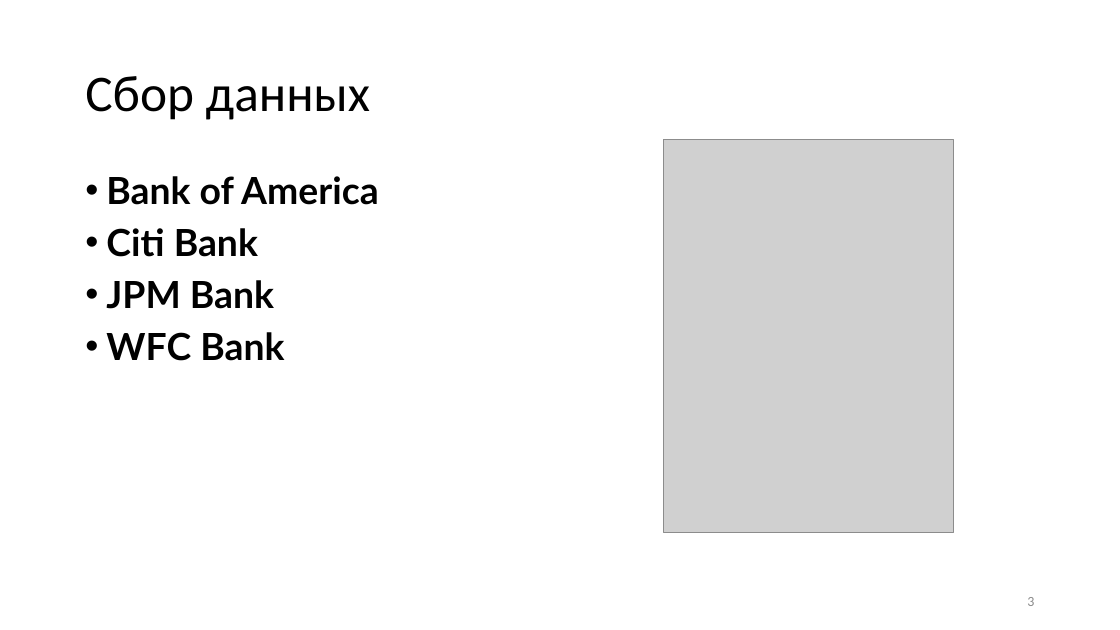
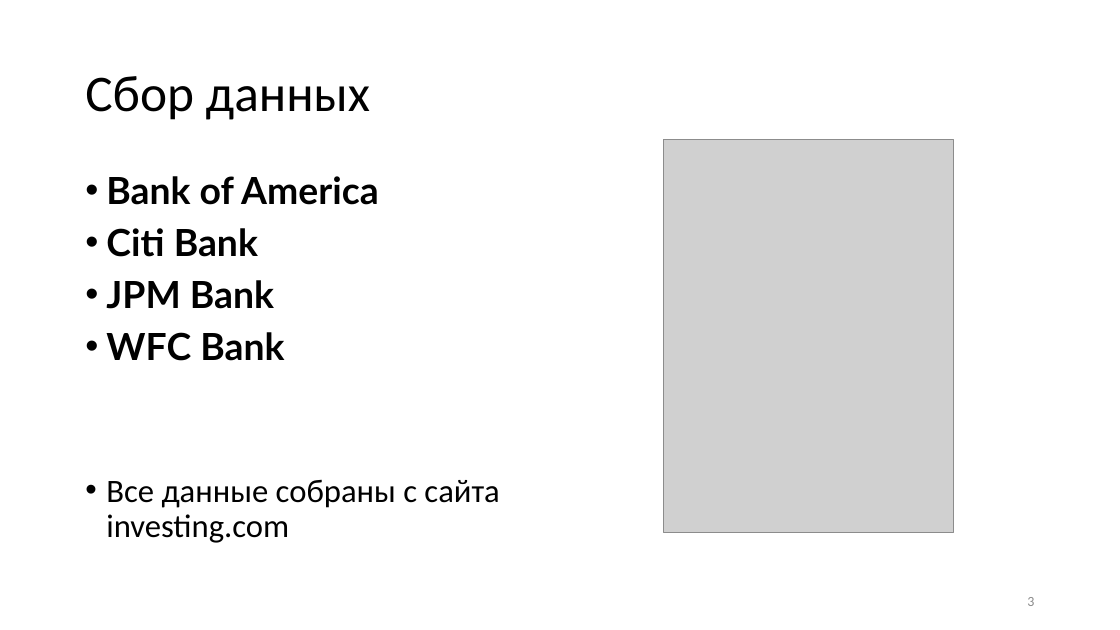
Before and after one commit to garasev/Stockify, a slide deck: slide 3 of docks/def.pptx. Drawn at 1120x630 pixels with LibreOffice and Linux fonts; fonts in the diff are those of the drawing; grey boxes stand for pictures. Boxes give left, top, right and bottom in pixels: in the first picture for what was removed or moved away, otherwise in the second. Text is boxed around its words. In the diff, an @@ line names an element or a change of style, - is before the commit and + after.

```diff
--- a/docks/def.pptx
+++ b/docks/def.pptx
@@ text at (x1=106, y1=480, x2=499, y2=543): paragraph added @@
+• Все данные собраны с сайта
+  investing.com
```
Also in this commit, not shown: 2 other slides changed, 2 other files.
